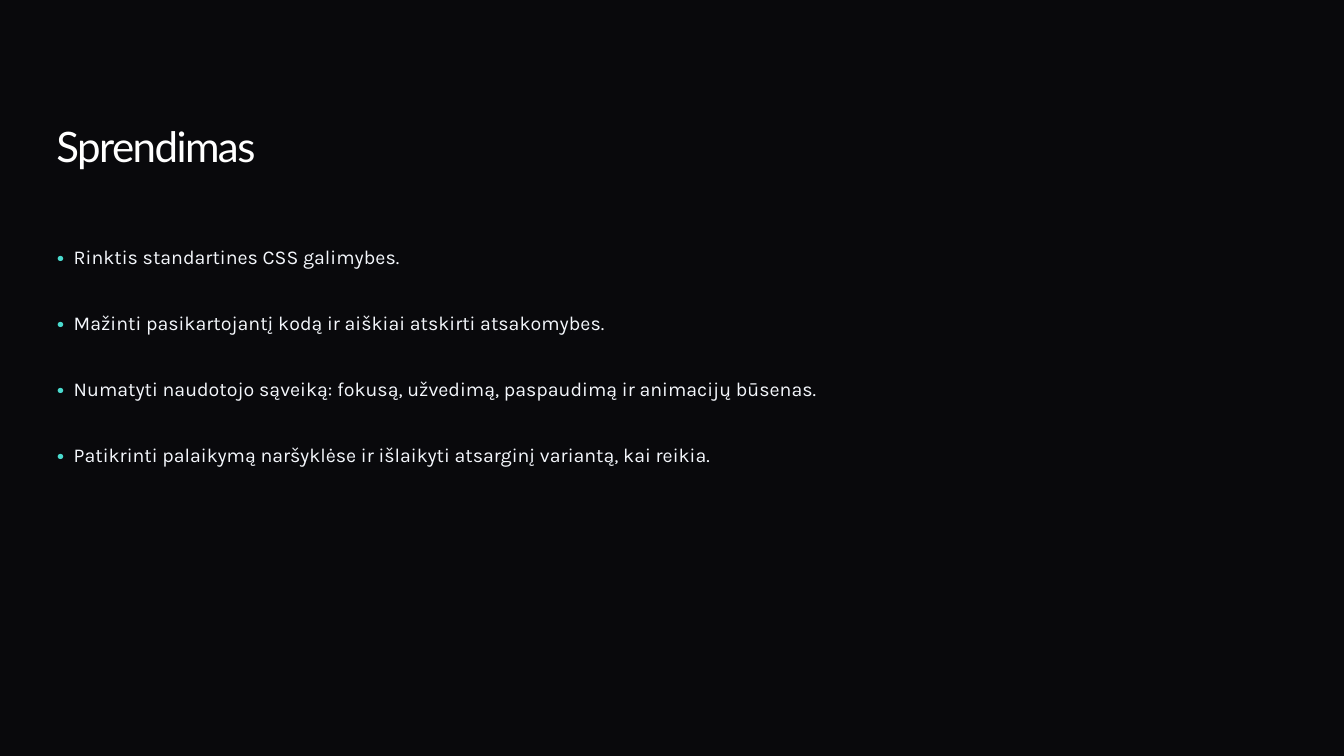
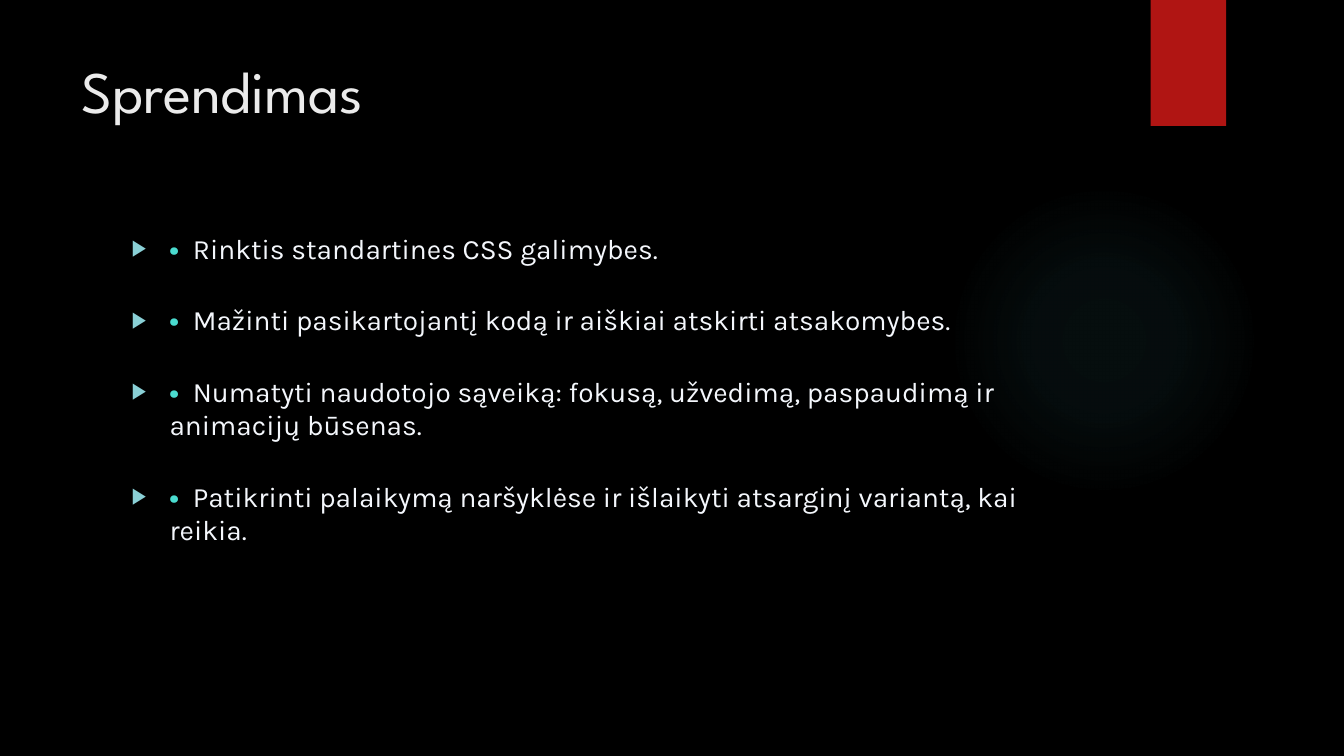
Before and after one commit to EngineeringDreams/ziniatinklio-praktiniai, a slide deck: slide 4 of Žiniatinklio praktinis darbas/Antras Skyrius – Fonai ir Rėmeliai.pptx. Drawn at 1344x756 pixels with LibreOffice and Linux fonts; fonts in the diff are those of the drawing; background and template pictures are left out. Boxes give left, top, right and bottom in pixels: in the first picture for what was removed or moved away, otherwise in the second. Text is boxed around its words. In the diff, an @@ line names an element or a change of style, - is before the commit and + after.

```diff
--- a/Žiniatinklio praktinis darbas/Antras Skyrius – Fonai ir Rėmeliai.pptx
+++ b/Žiniatinklio praktinis darbas/Antras Skyrius – Fonai ir Rėmeliai.pptx
@@ background #09090C to picture (left out) @@
@@ rectangle added at [1150,0,1226,126], fill #B01513 @@
@@ title "Sprendimas": place and size @@
-title "Sprendimas" at [56,131,255,170]
+title "Sprendimas" at [81,72,363,126]
@@ title "Sprendimas" at [81,72,363,126]: size 30 to 42 pt, font Lato to League Spartan, text colour #FFFFFF to #EBEBEB, letter spacing -1.1 to 0 pt; line spacing 0.85 to 1 @@
@@ ellipse added at [949,185,1259,495], fill gradient #50B9C1 @@
@@ text "• Rinktis standartines CSS galimybes.": place and size @@
-text "• Rinktis standartines CSS galimybes." at [74,250,816,467]
+text "• Rinktis standartines CSS galimybes." at [170,239,1017,541]
@@ text "• Rinktis standartines CSS galimybes." at [170,239,1017,541]: size 14 to 20 pt; bullet none to ▶; line spacing 1.2 to 1 @@
```
Also in this commit, not shown: 13 other slides changed, 1 other file.
